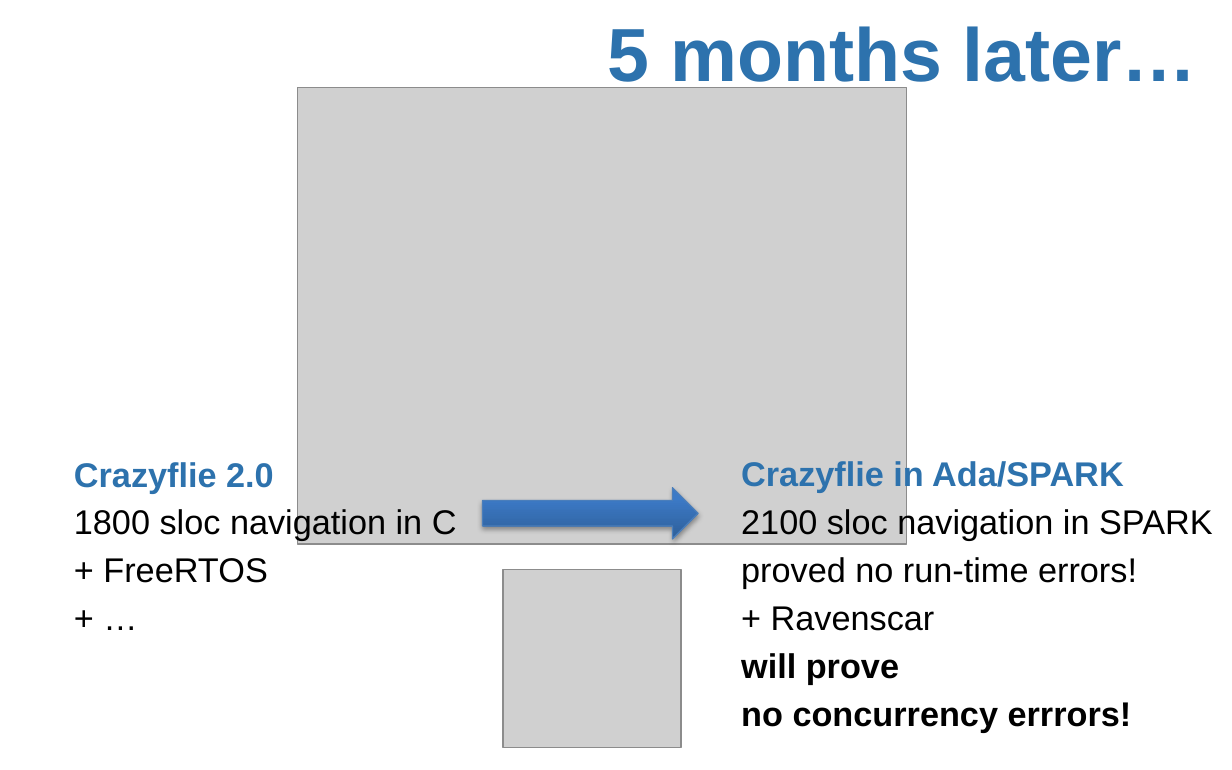
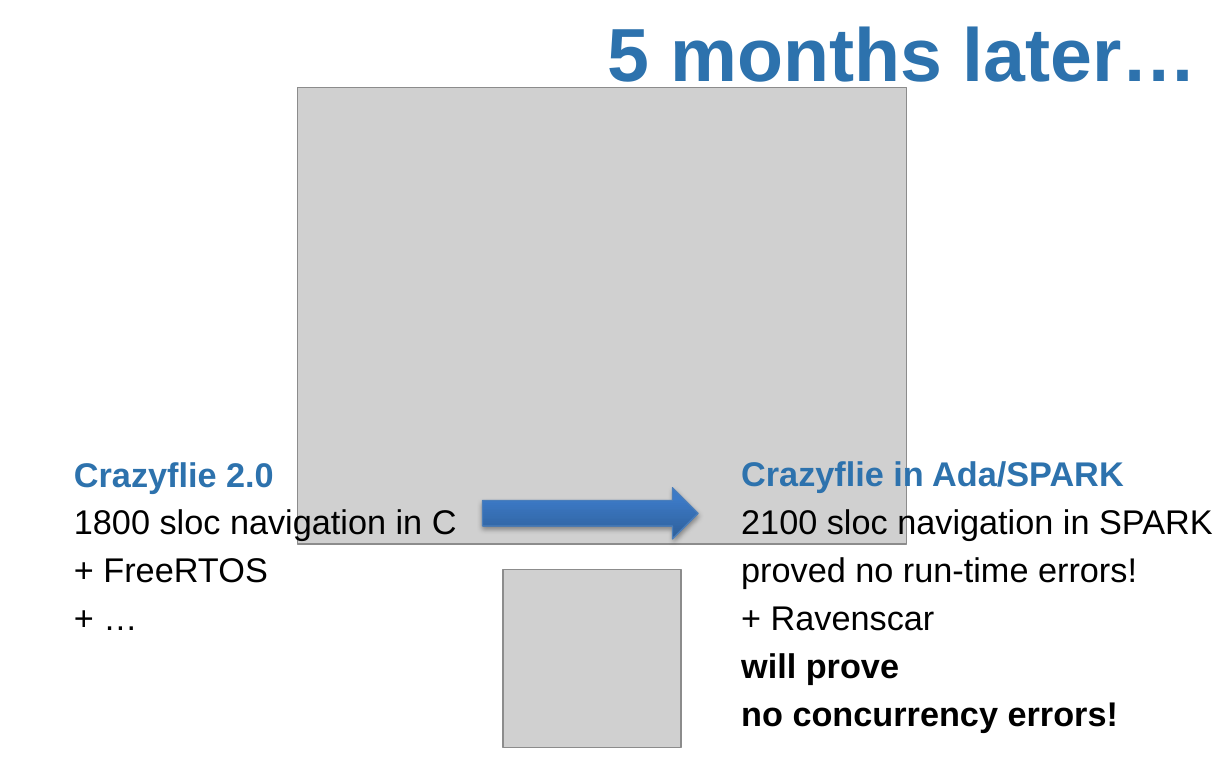
Before and after one commit to AdaCore/spark2014, a slide deck: slide 5 of slides/AdaCore_Tech_Days_2015/AdaCore Tech Days SPARK 2014.pptx. Drawn at 1232x770 pixels with LibreOffice and Linux fonts; fonts in the diff are those of the drawing; grey boxes stand for pictures; background and template pictures are left out. Boxes give left, top, right and bottom in pixels: in the first picture for what was removed or moved away, otherwise in the second. Text is boxed around its words. In the diff, an @@ line names an element or a change of style, - is before the commit and + after.

Commit message:
O730-003 typos

```diff
--- a/slides/AdaCore_Tech_Days_2015/AdaCore Tech Days SPARK 2014.pptx
+++ b/slides/AdaCore_Tech_Days_2015/AdaCore Tech Days SPARK 2014.pptx
@@ text at (741, 702, 1118, 733): text changed @@
-no concurrency errrors!
+no concurrency errors!
```
Also in this commit, not shown: 1 other slide changed.
